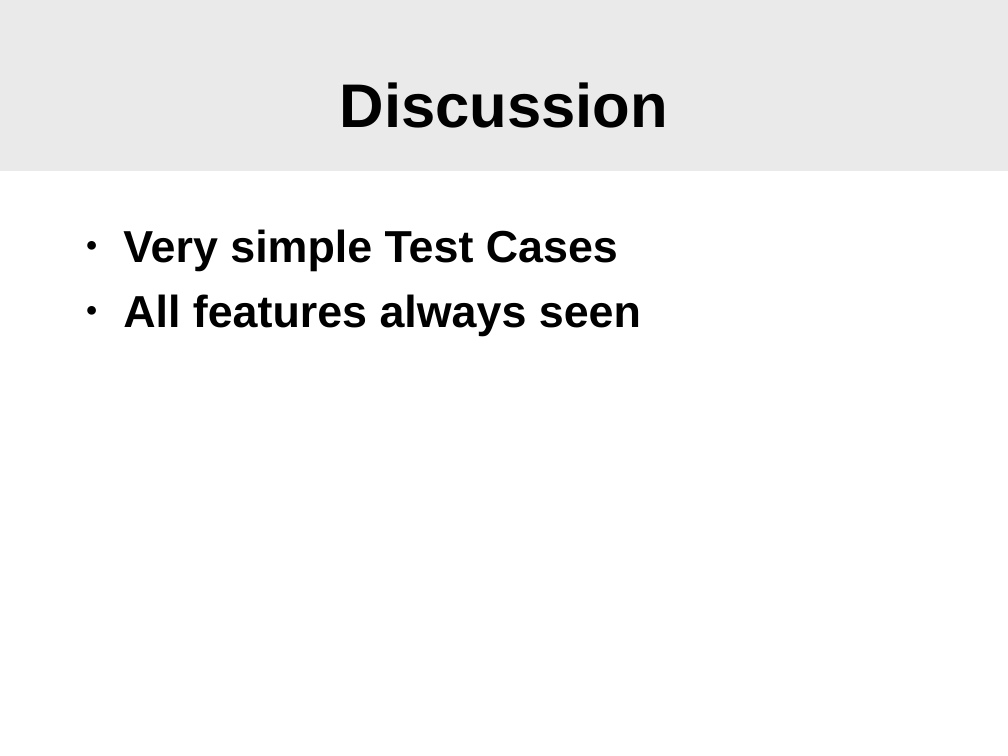
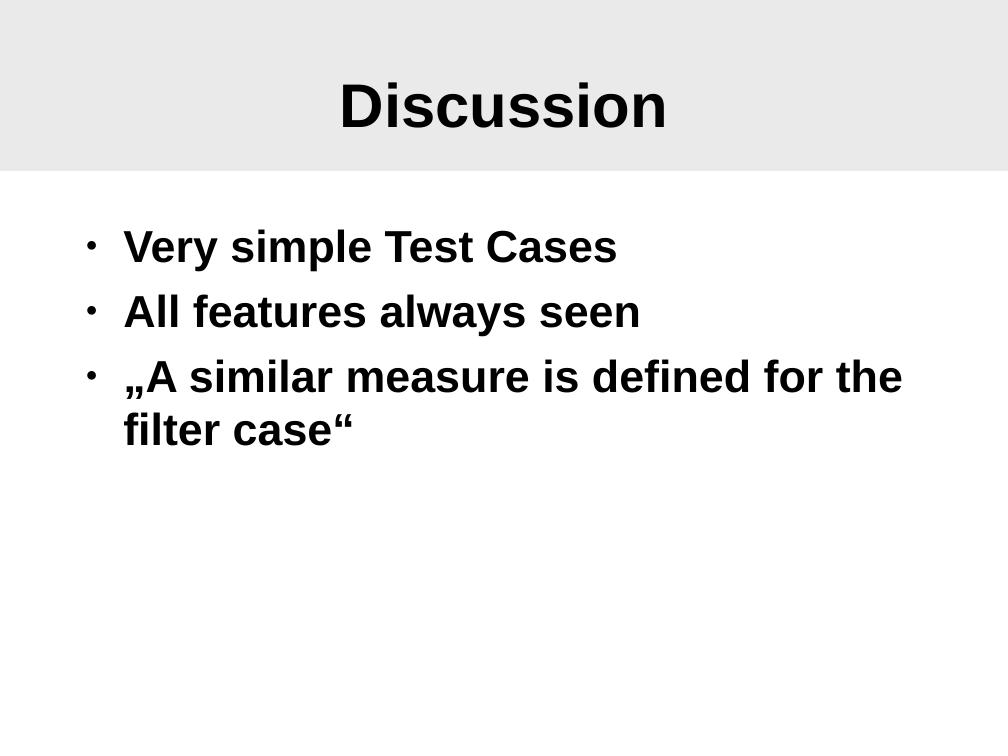
Before and after one commit to SgtPepper123/ICP_3dPhoto, a slide deck: slide 16 of slam/WhyFilter.odp (slide 10 before the commit). Drawn at 1008x756 pixels with LibreOffice and Linux fonts; fonts in the diff are those of the drawing; background and template pictures are left out. Boxes give left, top, right and bottom in pixels: in the first picture for what was removed or moved away, otherwise in the second. Text is boxed around its words. In the diff, an @@ line names an element or a change of style, - is before the commit and + after.

```diff
--- a/slam/WhyFilter.odp
+++ b/slam/WhyFilter.odp
@@ text at (123, 359, 903, 446): paragraph added @@
+● „A similar measure is defined for the filter case“
```
Also in this commit, not shown: 8 slides added, 2 slides removed.
